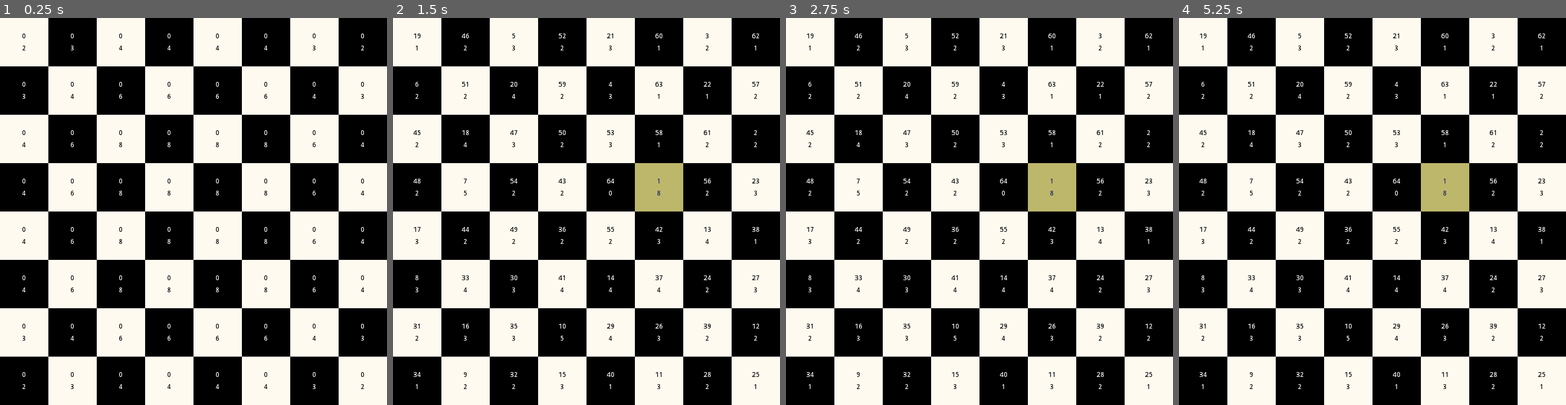
Above: before the commit, frames 1-4 (left to right).
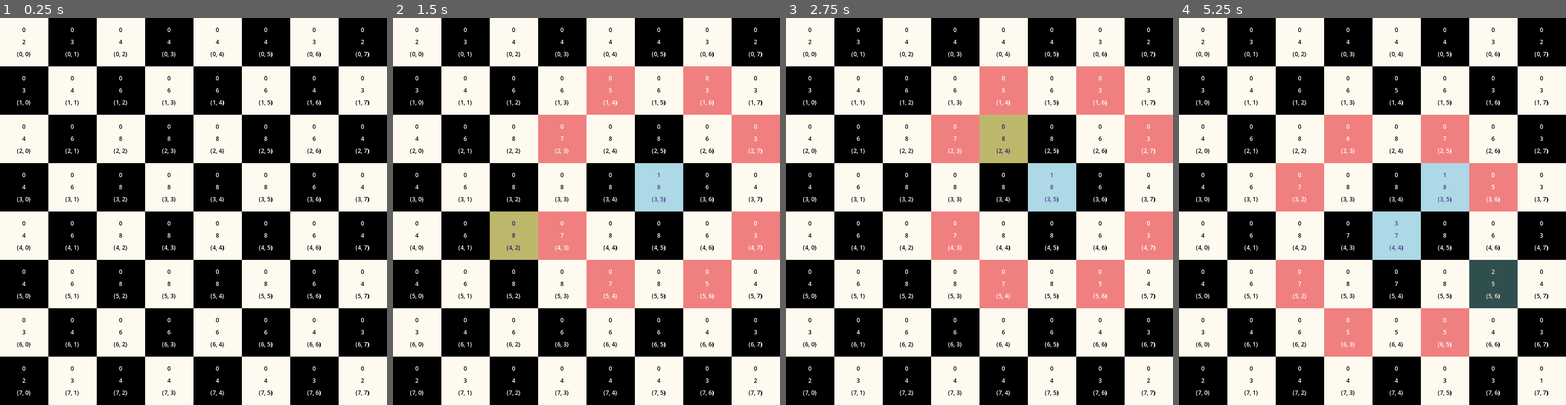
Above: after the commit, the same moments.

Repository: cgorrill-breck/KnightsApp
Game: Godot game, scene res://board.tscn
The game is run twice, just before and just after one commit, with the same random seed, the same clock (stepped at 60 frames per second) and the same inputs.
Inputs (mouse positions are in pixels of both pictures, inside the frame that each line leads up to):
- Up to frame 1 (0.25 s): no input
- Up to frame 2 (1.5 s): tap Enter at 0.5 s; move the mouse to (671, 192) at 0.52 s; click (671, 192) at 0.6 s; tap Space at 1.25 s; move the mouse to (509, 230) at 1.27 s; click (509, 230) at 1.35 s
- Up to frame 3 (2.75 s): tap Enter at 2 s; move the mouse to (1018, 126) at 2.02 s; click (1018, 126) at 2.1 s
- Up to frame 4 (5.25 s): tap Space at 2.75, 4.25 s; move the mouse to (1353, 288) at 2.77 s; click (1353, 288) at 2.85 s; tap Enter at 3.5 s; move the mouse to (1488, 269) at 3.52 s; click (1488, 269) at 3.6 s; move the mouse to (1256, 153) at 4.27 s; click (1256, 153) at 4.35 s; move the mouse to (1391, 211) at 5.02 s; click (1391, 211) at 5.1 s

The runs differ from the first frame. In frame 1, 3.2% of the frame differs, in the area x 4-96%, y 2-98%; in frame 2, 19%, in the area x 4-100%, y 2-98%; in frame 3, 19%; in frame 4, 18%.

Commit message:
Refactored using Vector2i
Refactored so that all position related tasks use Vector2i.
There may be a bug in the way that tiles are created and positions are stored in the Square class.

Diff:
--- a/BoardModel.gd
+++ b/BoardModel.gd
@@ -17,16 +17,16 @@
 	[2, 3, 4, 4, 4, 4, 3, 2]
 ]
 
-const MOVES = {
-	1 : [2, -1],
-	2 : [1, -2],
-	3 : [-1, -2],
-	4 : [-2, -1],
-	5 : [-2, 1],
-	6 : [-1, 2],
-	7 : [1, 2],
-	8 : [2, 1]
-	}
+const MOVES = [
+	Vector2i(2, -1),
+	Vector2i(1, -2),
+	Vector2i(-1, -2),
+	Vector2i(-2, -1),
+	Vector2i(-2, 1),
+	Vector2i(-1, 2),
+	Vector2i(1, 2),
+	Vector2i(2, 1),
+]
 
 var board_data: Array = []
 
@@ -46,70 +46,71 @@
 """
 return an array of valid board positions from the current knight position
 """
-func get_available_moves(row, col) -> Array:
+func get_available_moves(pos : Vector2i) -> Array:
 	var moves:= []
-	for move in range(1, 9):
-		var row_test = row + MOVES[move][1]
-		var col_test = col + MOVES[move][0]
-		if(valid_square(row_test, col_test)):
-			moves.append([row_test, col_test])
+	for move in range(0, 8):
+		var check_pos : Vector2i = pos + MOVES[move]
+		if(valid_square(check_pos)):
+			moves.append(check_pos)
 	return moves
 
 func run_heuristic_tour(pos : Vector2i) -> bool:
-	var knightPosition = [0,0]
-	knightPosition[1] = pos.y
-	knightPosition[0] = pos.x
-	var first_square : SquareModel = board_data[knightPosition[0]][knightPosition[1]]
+	var knightPosition = pos
+
+	var first_square : SquareModel = board_data[knightPosition.y][knightPosition.x]
 	first_square.set_move_number(move_counter)
 	first_square.set_visited(true)
-	update_access_for_available_moves(get_available_moves(knightPosition[0], knightPosition[1]))
+	update_access_for_available_moves(get_available_moves(knightPosition))
 	move_counter += 1
 	while(true):
-		var moves = get_available_moves(knightPosition[0], knightPosition[1])
+		var moves = get_available_moves(knightPosition)
 		if move_counter == 65:
 			break
 		if moves.size() < 1:
 			break
 		var move = pick_best_move(moves)
+
 		knightPosition = move
-		board_data[move[0]][move[1]].set_move_number(move_counter)
-		board_data[move[0]][move[1]].set_visited(true)
+		board_data[move.y][move.x].set_move_number(move_counter)
+		board_data[move.y][move.x].set_visited(true)
 		update_access_for_available_moves(moves)
-		print("("+ board_data[move[0]][move[1]].toString())
+		print("("+ board_data[move.y][move.x].toString())
 		move_counter += 1
 	tour_complete = move_counter == 65
 	return move_counter == 65
 
 
-func update_access_for_available_moves(moves : Array):
+func update_access_for_available_moves(moves: Array):
 	if moves.size() < 1:
 		return
 	for move in moves:
-		board_data[move[0]][move[1]].update_access_value()
+		board_data[move.y][move.x].update_access_value()
+		print("Updated access for:", move, "New Value:", board_data[move.y][move.x].get_access_value())
+
 
 """
 pick the best move from available moves
 each move in moves is a position on the board
 """
-func pick_best_move(moves : Array):
+func pick_best_move(moves: Array):
 	var low_access = 10
-	var low_move = -1
+	var low_move = moves[0]  # Default to the first move to avoid returning -1
 	for move in moves:
-		print(str(move))
-		var access_val = board_data[move[0]][move[1]].get_access_value()
+		var access_val = board_data[move.y][move.x].get_access_value()
 		if access_val < low_access:
 			low_access = access_val
 			low_move = move
 	return low_move
 
-func valid_square(row, col) -> bool:
+
+func valid_square(pos : Vector2i) -> bool:
 	if board_data.is_empty():
 		return false
-	if row < 0 or row >= board_data.size():
+	if pos.y < 0 or pos.y >= board_data.size():
 		return false
-	if col < 0 or col >= board_data[0].size():
+	if pos.x < 0 or pos.x >= board_data[0].size():
 		return false
-	return !board_data[row][col].get_visited()
+	return !board_data[pos.y][pos.x].get_visited()
 	#var square : SquareModel = board_data[row][col]
 	#return !square.visited
 
--- a/board.gd
+++ b/board.gd
@@ -1,4 +1,6 @@
 extends Node2D
+const NUM_ROWS = 8
+const NUM_COLS = 8
 const TILE_SIZE:= 64
 ## Properties
 var square_grid: Array = []  # 2D array for grid
@@ -9,35 +11,35 @@
 
 ## Called when the node enters the scene tree
 func _ready() -> void:
-	fill_grid(8, 8)
+
+	fill_grid(NUM_ROWS, NUM_COLS)
 	connect_square_signals()
 	board_model_resource.fill_board(square_grid)
 
 ## process for Heuristic Tour
-func _process(delta: float) -> void:
-	if Input.is_action_just_pressed("left_mouse_button") and !board_model_resource.tour_complete:
-		var mouse_pos = get_local_mouse_position()
-		var mouse_vector : Vector2i = Vector2i(int(mouse_pos.y / TILE_SIZE), int(mouse_pos.x / TILE_SIZE))
-		handle_heuristic_tour(mouse_vector)
+#func _process(delta: float) -> void:
+	#if Input.is_action_just_pressed("left_mouse_button") and !board_model_resource.tour_complete:
+		#var mouse_vector : Vector2i = get_local_mouse_position()
+		#var square_selected = Vector2i(int(mouse_vector.y / TILE_SIZE), int(mouse_vector.x / TILE_SIZE))
+		#print("Clicked on: " + str(square_selected))
+		#handle_heuristic_tour(square_selected)
 
 ## Handle user input
-#func _process(delta: float) -> void:
-	#if not Input.is_action_just_pressed("left_mouse_button"):
-		#return
-	#if not active_square:
-		#return
-	#if board_model_resource.get_move_counter() > 1:
-		#if square_in_previous(active_square):
-			#handle_square_click()
-			#update_access_values()
-	#else:
-		#handle_square_click()
-		#update_access_values()
+func _process(delta: float) -> void:
+	if not Input.is_action_just_pressed("left_mouse_button"):
+		return
+	if not active_square:
+		return
+	if board_model_resource.get_move_counter() > 1:
+		if square_in_previous(active_square):
+			handle_square_click()
+			update_access_values()
+	else:
+		handle_square_click()
+		update_access_values()
 
 func square_in_previous(square: Square):
-	var pos = [0,0]
-	pos[1] = square.get_square_model().get_grid_position().y
-	pos[0] = square.get_square_model().get_grid_position().x
+	var pos : Vector2i = square.get_square_model().get_grid_position()
 	return pos in previous_squares;
 
 ## ======= Grid Setup =======
@@ -49,10 +51,10 @@
 		var row: Array = []
 		for j in range(cols):
 			var new_square: Square = square.instantiate()
-			new_square.set_grid_position(Vector2i(i,j))
+			new_square.set_grid_position(Vector2i(j,i))#+++++++++THIS MAY BE AN ISSUE++++++++++++++
 			add_child(new_square)  # Must be added before modifying position
-			new_square.position = Vector2(j * TILE_SIZE, i * TILE_SIZE)  # Set position
-
+			new_square.position = Vector2(i * TILE_SIZE, j * TILE_SIZE)  # Set position
+			new_square.update_position_label()
 			new_square.set_dark(dark)  # Set color theme
 			new_square.update_square()  # Update appearance
 
@@ -61,6 +63,8 @@
 
 		square_grid.append(row)
 		dark = !dark  # Toggle again at end of row
+
+
 
 ## ======= Signal Handling =======
 func connect_square_signals() -> void:
@@ -72,7 +76,7 @@
 func _on_square_mouse_entered(square: Square) -> void:
 	active_square = square
 	if previous_squares.size() != 0:
-		var pos : Array = [square.get_square_model().get_grid_position().x, square.get_square_model().get_grid_position().y]
+		var pos : Vector2i = square.get_square_model().get_grid_position()
 		if  pos not in previous_squares:
 			active_square.set_square_hover()
 	else:
@@ -80,7 +84,7 @@
 
 func _on_square_mouse_exited(square: Square) -> void:
 	if previous_squares.size() != 0:
-		var pos : Array = [square.get_square_model().get_grid_position().x, square.get_square_model().get_grid_position().y]
+		var pos : Vector2i = square.get_square_model().get_grid_position()
 		if  pos not in previous_squares:
 			square.update_square()  # Reset to original color
 	else:
@@ -90,10 +94,12 @@
 
 ## ======= Game Logic =======
 func handle_square_click() -> void:
-	var mouse_pos = get_local_mouse_position()
+	var mouse_pos : Vector2i = get_local_mouse_position()
 	if previous_squares.size() != 0:
 		reset_squares(previous_squares)
-	previous_squares = highlight_available_squares(int(mouse_pos.y / TILE_SIZE), int(mouse_pos.x / TILE_SIZE))
+	mouse_pos = Vector2i(int(mouse_pos.y / TILE_SIZE), int(mouse_pos.x / TILE_SIZE))
+	print("Clicked on: " + str(mouse_pos))
+	previous_squares = highlight_available_squares(mouse_pos)
 	active_square.set_move_number(board_model_resource.get_move_counter())
 	board_model_resource.update_tour_path(active_square.global_position)# check on this.  Not sure if it will work
 	board_model_resource.update_move_counter()
@@ -108,24 +114,28 @@
 func update_all_squares():
 	for i in range(board_model_resource.board_data.size()):
 		for square : SquareModel in board_model_resource.board_data[i]:
-			square_grid[square.get_grid_position()[0]][square.get_grid_position()[1]].set_move_number(square.get_move_number())
-			square_grid[square.get_grid_position()[0]][square.get_grid_position()[1]].set_access_value(square.get_access_value())
-			square_grid[square.get_grid_position()[0]][square.get_grid_position()[1]].visited = true
+			square_grid[square.get_grid_position().y][square.get_grid_position().x].set_move_number(square.get_move_number())
+			square_grid[square.get_grid_position().y][square.get_grid_position().x].set_access_value(square.get_access_value())
+			square_grid[square.get_grid_position().y][square.get_grid_position().x].visited = true
 
 func update_access_values():
 	for pos in previous_squares:
-		square_grid[pos[0]][pos[1]].set_access_value(square_grid[pos[0]][pos[1]].get_access_value() - 1)
+		get_square_from_grid(pos).set_access_value(get_square_from_grid(pos).get_access_value() - 1)
 
 func reset_squares(squares: Array) -> void:
-	for pos : Array in squares:
-		var squ : Square = square_grid[pos[0]][pos[1]]
+	for pos : Vector2i in squares:
+		var squ : Square = get_square_from_grid(pos)
 		squ.update_square()
 
 
-func highlight_available_squares(row, col) -> Array:
-	var available_moves = board_model_resource.get_available_moves(row, col)
-	for move in available_moves:
-		var square : Square = square_grid[move[0]][move[1]]
+func highlight_available_squares(pos : Vector2i) -> Array:
+	var available_moves = board_model_resource.get_available_moves(pos)
+	for move : Vector2i in available_moves:
+		var square : Square = get_square_from_grid(move)
 		if !square.get_square_model().get_visited():
 			square.color = Color.LIGHT_CORAL
 	return available_moves
+
+
+func get_square_from_grid(pos : Vector2i) -> Square:
+	return square_grid[pos.y][pos.x]
--- a/square.gd
+++ b/square.gd
@@ -27,6 +27,7 @@
 ## UI References
 @onready var move_number_label: Label = $labelHolder/MoveNumberLabel
 @onready var access_value_label: Label = $labelHolder/AccessValueLabel
+@onready var position_label: Label = $labelHolder/PositionLabel
 
 ## Signals
 signal mouse_in_square(square: Square)
@@ -55,6 +56,7 @@
 		text_color = COLORS["visited_text_dark"] if dark else COLORS["visited_text_light"]
 	move_number_label.add_theme_color_override("font_color", text_color)
 	access_value_label.add_theme_color_override("font_color", text_color)
+	position_label.add_theme_color_override("font_color", text_color)
 
 func set_square_selected() -> void:
 	if dark:
@@ -66,6 +68,7 @@
 func set_square_hover():
 	move_number_label.add_theme_color_override("font_color", COLORS["hover_text"])
 	access_value_label.add_theme_color_override("font_color", COLORS["hover_text"])
+	position_label.add_theme_color_override("font_color", COLORS["hover_text"])
 	color = COLORS["hover_square"]
 
 ## ======= Setters & Getters =======
@@ -108,6 +111,9 @@
 func update_access_label() -> void:
 	access_value_label.text = str(model_resource.get_access_value())
 
+func update_position_label():
+	position_label.text = str(model_resource.get_grid_position())
+
 ## ======= Signal Handlers =======
 func _on_mouse_entered() -> void:
 	if not visited:
--- a/square.tscn
+++ b/square.tscn
@@ -36,6 +36,12 @@
 horizontal_alignment = 1
 vertical_alignment = 1
 
+[node name="PositionLabel" type="Label" parent="labelHolder"]
+layout_mode = 2
+theme_override_font_sizes/font_size = 8
+text = "test"
+horizontal_alignment = 1
+
 [node name="Area2D" type="Area2D" parent="."]
 
 [node name="CollisionShape2D" type="CollisionShape2D" parent="Area2D"]
